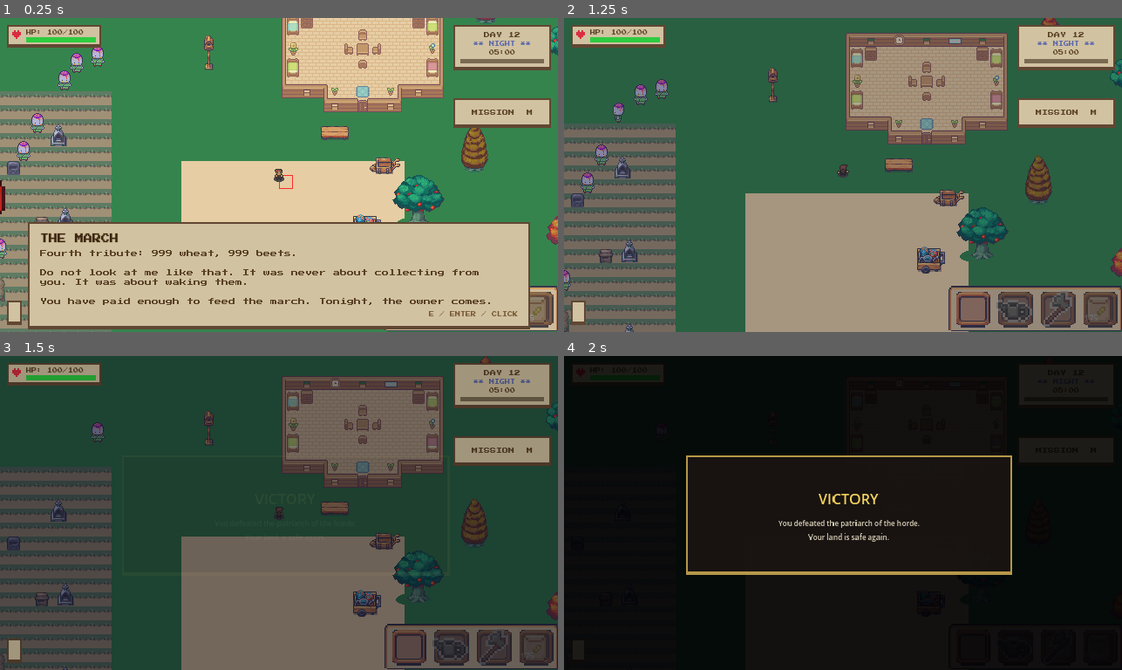
Above: before the commit, frames 1-4 (two rows, left to right).
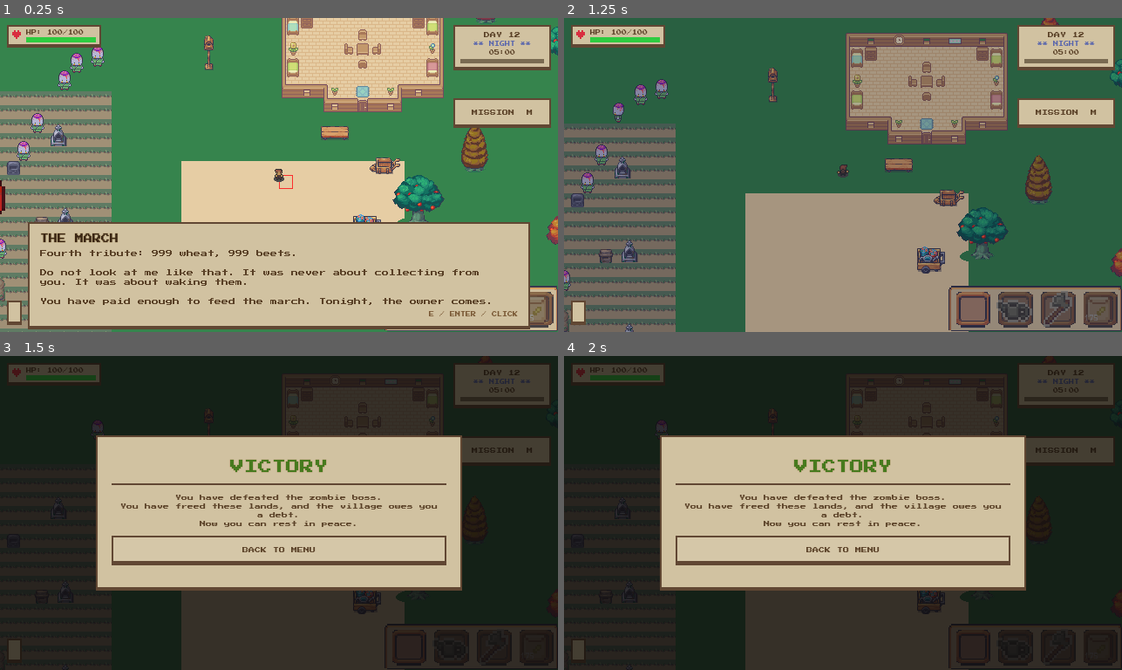
Above: after the commit, the same moments.

Repository: alexmf10/Survivalfarm-
Game: Godot game, scene res://tests/smoke_full_flow.tscn
Same seed, same stepped clock (60 frames per second), same inputs: the game is played once before the commit and once after it. This scene is started directly instead of the project's main scene.
Inputs (mouse positions are in pixels of both pictures, inside the frame that each line leads up to):
- Up to frame 1 (0.25 s): no input
- Up to frame 2 (1.25 s): tap Enter at 0.5 s; move the mouse to (815, 237) at 0.52 s; hold W (move_up) from 0.53 s (still down); tap F at 0.6 s; click (815, 237) at 0.67 s; tap Space at 0.77 s; tap E at 0.8 s
- Up to frame 3 (1.5 s): release W (move_up) at 1.25 s; drag from (446, 560) to (362, 475) at 1.27 s
- Up to frame 4 (2 s): no input

Frames 1-2 are identical in both runs. In frame 3, 98% of the frame differs, in the area x 0-100%, y 0-100%; in frame 4, 61%.

Commit message:
Final juego victoria o derrota
Mensajes final juego de derrota y victoria. Eliminar partidas.

Diff:
--- a/entities/boss/zombie_boss.gd
+++ b/entities/boss/zombie_boss.gd
@@ -2,7 +2,7 @@
 extends CharacterBody2D
 
 const DEATH_CLEANUP_DELAY: float = 1.0
-const WIN_MESSAGE: String = "You defeated the patriarch of the horde.\nYour land is safe again."
+const WIN_MESSAGE: String = "You have defeated the zombie boss.\nYou have freed these lands, and the village owes you a debt.\nNow you can rest in peace."
 
 var _last_hp: float = 0.0
 
--- a/services/game_world.gd
+++ b/services/game_world.gd
@@ -75,6 +75,7 @@
 var _horde_spawned: bool = false
 var _final_spawned: bool = false
 var _defeat_active: bool = false
+var _game_ended: bool = false
 
 
 func _ready() -> void:
@@ -98,7 +99,8 @@
 
 
 func _exit_tree() -> void:
-	_save_slot_state()
+	if not _game_ended:
+		_save_slot_state()
 	var day_cycle_svc: DayCycleService = EventBus.services.day_cycle as DayCycleService
 	if day_cycle_svc:
 		day_cycle_svc.pause()
@@ -594,7 +596,9 @@
 		if is_instance_valid(zombie) and not (zombie is ZombieBoss):
 			zombie.queue_free()
 
+	_finish_active_run()
 	_show_victory_overlay(message)
+	call_deferred("_freeze_terminal_game_state")
 
 
 func _on_entity_died(entity: Node) -> void:
@@ -610,6 +614,7 @@
 		movement.stop()
 		movement.input_enabled = false
 
+	_finish_active_run()
 	_show_defeat_overlay("The march has devoured the farm.")
 	call_deferred("_freeze_terminal_game_state")
 
@@ -812,12 +817,33 @@
 
 
 func _return_to_main_menu() -> void:
-	_save_slot_state()
+	if not _game_ended:
+		_save_slot_state()
 	var sound_svc := EventBus.services.sound as SoundService
 	if sound_svc:
 		sound_svc.resume_audio()
+		if _game_ended:
+			sound_svc.stop_music()
 	get_tree().paused = false
 	get_tree().change_scene_to_file(MAIN_MENU_SCENE_PATH)
+
+
+func _finish_active_run() -> void:
+	if _game_ended:
+		return
+	_game_ended = true
+	_trade_open = false
+	EventBus.dialogue_open = false
+	_hide_mission_popup()
+
+	var save_svc := EventBus.services.save as SaveService
+	if save_svc and save_svc.active_slot > 0:
+		save_svc.delete_slot(save_svc.active_slot)
+		save_svc.active_slot = -1
+
+	var sound_svc := EventBus.services.sound as SoundService
+	if sound_svc:
+		sound_svc.pause_audio()
 
 
 func _has_blocking_screen_open() -> bool:
@@ -889,15 +915,15 @@
 
 
 func _show_victory_overlay(message: String) -> void:
-	_show_end_overlay("VICTORY", message, Color(1.0, 0.86, 0.38), Color(0.75, 0.62, 0.30))
+	_show_end_overlay("VICTORY", message, Color(0.28, 0.48, 0.12), true)
 
 
 func _show_defeat_overlay(message: String) -> void:
 	_defeat_active = true
-	_show_end_overlay("DEFEAT", message, Color(1.0, 0.35, 0.28), Color(0.70, 0.18, 0.14), true)
-
-
-func _show_end_overlay(title_text: String, message: String, title_color: Color, border_color: Color, instant: bool = false) -> void:
+	_show_end_overlay("DEFEAT", message, Color(0.52, 0.12, 0.08), true)
+
+
+func _show_end_overlay(title_text: String, message: String, title_color: Color, instant: bool = false) -> void:
 	var overlay := CanvasLayer.new()
 	_end_overlay = overlay
 	overlay.layer = 150
@@ -906,30 +932,20 @@
 
 	var shade := ColorRect.new()
 	shade.set_anchors_preset(Control.PRESET_FULL_RECT)
-	shade.color = Color(0.0, 0.0, 0.0, 0.88)
+	shade.color = Color(0.05, 0.04, 0.03, 0.72)
 	shade.modulate.a = 1.0 if instant else 0.0
 	shade.mouse_filter = Control.MOUSE_FILTER_STOP
 	overlay.add_child(shade)
 
 	var panel := PanelContainer.new()
 	panel.set_anchors_preset(Control.PRESET_CENTER)
-	panel.custom_minimum_size = Vector2(360, 132)
-	panel.offset_left = -180
-	panel.offset_top = -66
-	panel.offset_right = 180
-	panel.offset_bottom = 66
+	panel.custom_minimum_size = Vector2(420, 178)
+	panel.offset_left = -210
+	panel.offset_top = -89
+	panel.offset_right = 210
+	panel.offset_bottom = 89
 	panel.modulate.a = 1.0 if instant else 0.0
-
-	var style := StyleBoxFlat.new()
-	style.bg_color = Color(0.10, 0.08, 0.07, 0.96)
-	style.border_color = border_color
-	style.border_width_top = 2
-	style.border_width_bottom = 4
-	style.border_width_left = 2
-	style.border_width_right = 2
-	style.set_corner_radius_all(0)
-	style.set_content_margin_all(14)
-	panel.add_theme_stylebox_override("panel", style)
+	panel.add_theme_stylebox_override("panel", _make_wood_panel_style(18))
 	shade.add_child(panel)
 
 	var box := VBoxContainer.new()
@@ -940,35 +956,36 @@
 	var title := Label.new()
 	title.text = title_text
 	title.horizontal_alignment = HORIZONTAL_ALIGNMENT_CENTER
+	if _ui_font:
+		title.add_theme_font_override("font", _ui_font)
 	title.add_theme_font_size_override("font_size", 16)
 	title.add_theme_color_override("font_color", title_color)
+	title.add_theme_constant_override("outline_size", 2)
+	title.add_theme_color_override("font_outline_color", Color(0.70, 0.62, 0.45))
 	box.add_child(title)
+
+	var sep := HSeparator.new()
+	var sep_style := StyleBoxFlat.new()
+	sep_style.bg_color = UI_COLOR_BORDER
+	sep_style.content_margin_top = 1.0
+	sep_style.content_margin_bottom = 1.0
+	sep.add_theme_stylebox_override("separator", sep_style)
+	box.add_child(sep)
 
 	var body := Label.new()
 	body.text = message
 	body.horizontal_alignment = HORIZONTAL_ALIGNMENT_CENTER
 	body.autowrap_mode = TextServer.AUTOWRAP_WORD_SMART
-	body.add_theme_font_size_override("font_size", 8)
-	body.add_theme_color_override("font_color", Color(0.92, 0.88, 0.78))
+	if _ui_font:
+		body.add_theme_font_override("font", _ui_font)
+	body.add_theme_font_size_override("font_size", 7)
+	body.add_theme_color_override("font_color", UI_COLOR_TEXT)
 	box.add_child(body)
 
-	if instant:
-		var prompt := Label.new()
-		prompt.text = "PRESS ESC"
-		prompt.horizontal_alignment = HORIZONTAL_ALIGNMENT_CENTER
-		prompt.add_theme_font_size_override("font_size", 7)
-		prompt.add_theme_color_override("font_color", Color(1.0, 0.86, 0.42))
-		box.add_child(prompt)
-
-		var blink_timer := Timer.new()
-		blink_timer.process_mode = Node.PROCESS_MODE_ALWAYS
-		blink_timer.wait_time = 0.45
-		blink_timer.autostart = true
-		blink_timer.timeout.connect(func() -> void:
-			if is_instance_valid(prompt):
-				prompt.visible = not prompt.visible
-		)
-		overlay.add_child(blink_timer)
+	var button := _make_end_button("BACK TO MENU")
+	button.pressed.connect(_return_to_main_menu)
+	box.add_child(button)
+	button.grab_focus()
 
 	if instant:
 		return
@@ -980,23 +997,50 @@
 	tween.tween_property(panel, "scale", Vector2.ONE, 0.18)
 
 
+func _make_end_button(text: String) -> Button:
+	var btn := Button.new()
+	btn.text = text
+	btn.custom_minimum_size = Vector2(220, 34)
+	if _ui_font:
+		btn.add_theme_font_override("font", _ui_font)
+	btn.add_theme_font_size_override("font_size", 7)
+	btn.add_theme_color_override("font_color", UI_COLOR_TEXT)
+	btn.add_theme_color_override("font_hover_color", UI_COLOR_TEXT)
+	btn.add_theme_color_override("font_pressed_color", UI_COLOR_TEXT)
+	btn.add_theme_color_override("font_focus_color", UI_COLOR_TEXT)
+
+	var style := StyleBoxFlat.new()
+	style.bg_color = UI_COLOR_PARCHMENT
+	style.border_color = UI_COLOR_BORDER
+	style.border_width_top = 2
+	style.border_width_left = 2
+	style.border_width_right = 2
+	style.border_width_bottom = 5
+	style.set_corner_radius_all(0)
+	style.set_content_margin_all(6)
+	btn.add_theme_stylebox_override("normal", style)
+
+	var hover := style.duplicate()
+	hover.bg_color = UI_COLOR_PARCHMENT.lightened(0.08)
+	btn.add_theme_stylebox_override("hover", hover)
+	btn.add_theme_stylebox_override("focus", hover)
+
+	var pressed := style.duplicate()
+	pressed.border_width_bottom = 2
+	pressed.content_margin_top = 4
+	btn.add_theme_stylebox_override("pressed", pressed)
+	return btn
+
+
 func _freeze_terminal_game_state() -> void:
 	get_tree().paused = true
 
 
 func _input(event: InputEvent) -> void:
 	if _defeat_active:
-		if event is InputEventKey and event.pressed and not event.echo and event.keycode == KEY_ESCAPE:
-			get_viewport().set_input_as_handled()
-			_defeat_active = false
-			get_tree().paused = false
-			get_tree().change_scene_to_file(MAIN_MENU_SCENE_PATH)
 		return
 
 	if _end_overlay and is_instance_valid(_end_overlay):
-		if event.is_action_pressed("pause"):
-			get_viewport().set_input_as_handled()
-			_return_to_main_menu()
 		return
 
 	if _pause_layer and _pause_layer.visible:
@@ -1065,6 +1109,28 @@
 				get_viewport().set_input_as_handled()
 				var boss_canvas_xform: Transform2D = get_viewport().get_canvas_transform()
 				_spawn_enemy(BOSS_SCENE_PATH, boss_canvas_xform.affine_inverse() * get_viewport().get_mouse_position())
+			KEY_F:
+				get_viewport().set_input_as_handled()
+				_debug_skip_to_final_boss()
+
+
+func _debug_skip_to_final_boss() -> void:
+	var trade_svc := EventBus.services.trade as TradeService
+	if trade_svc and not trade_svc.starter_pack_granted:
+		trade_svc.grant_starter_pack()
+
+	if _final_spawned:
+		return
+	_final_spawned = true
+	_force_night()
+	_pause_day_cycle()
+	_clear_night_zombies()
+	_show_story_message("The final moment has come.\nEnd the patriarch of the horde!")
+
+	var boss_marker := _get_marker("BossSpawnPoint")
+	if boss_marker:
+		_spawn_enemy(BOSS_SCENE_PATH, boss_marker.global_position)
+	_spawn_zombie_pack(NIGHT_PATROL_MARKERS, 8, 18.0)
 
 
 func _get_marker(marker_name: String) -> Marker2D:
